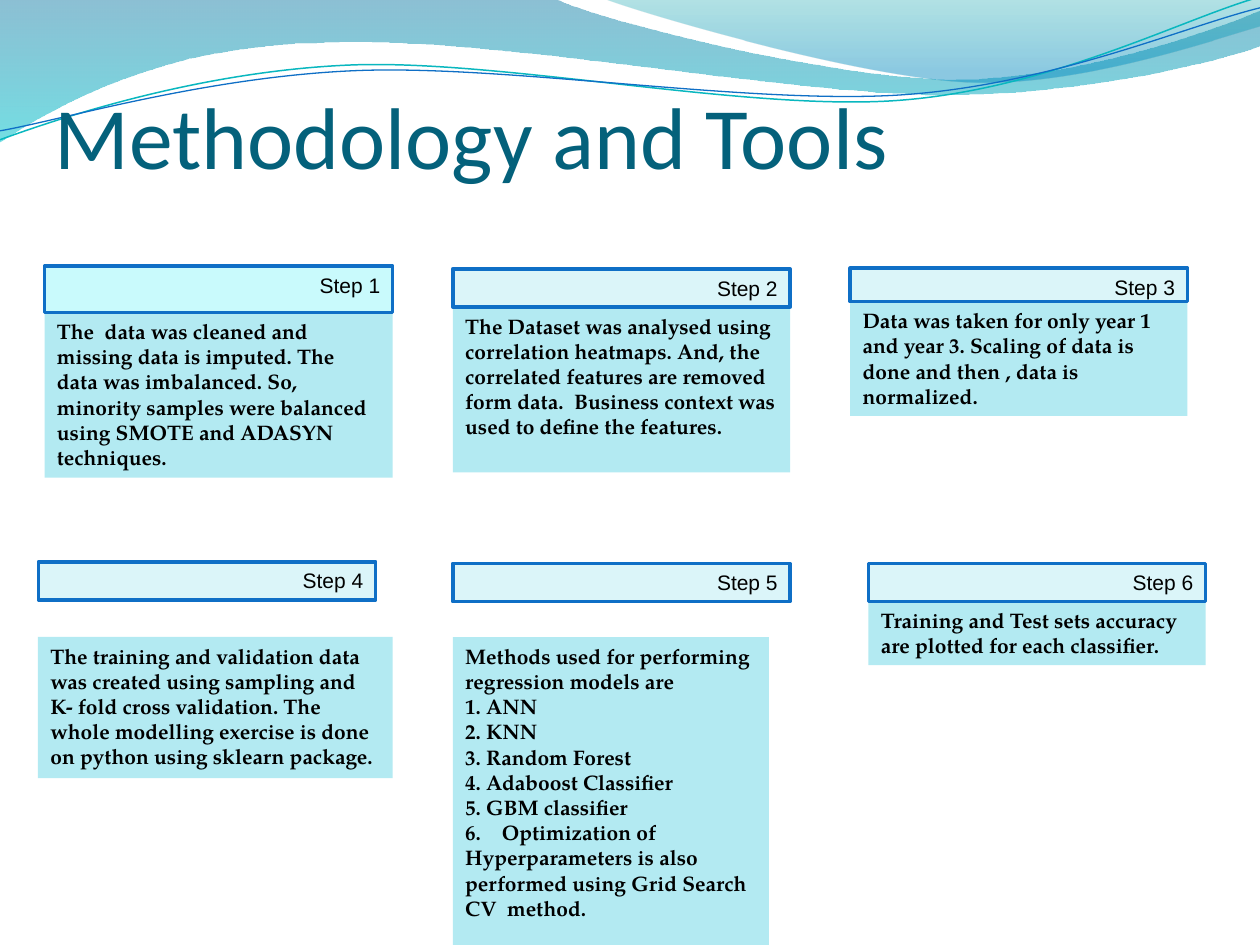
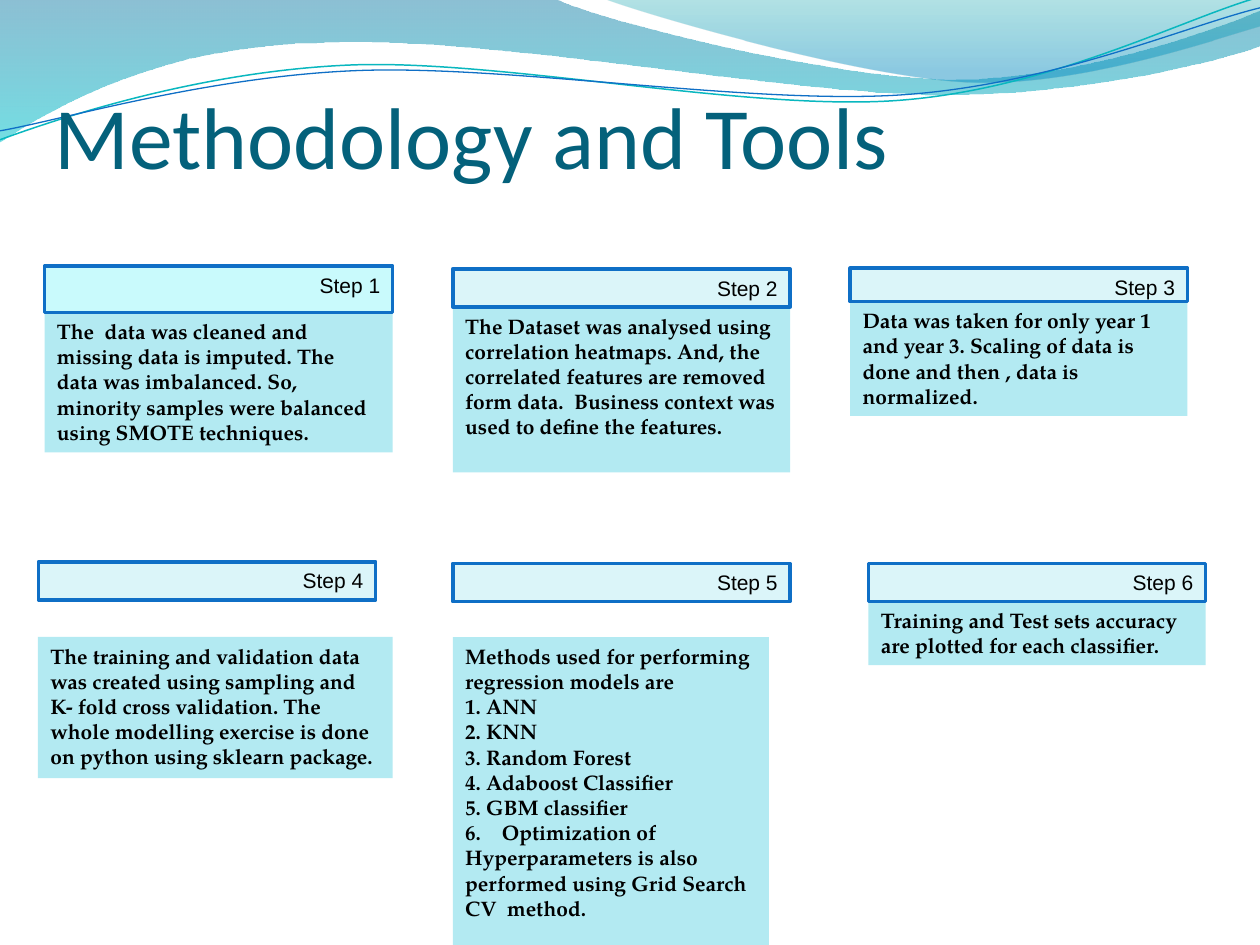
Before and after one commit to iamkuntaldinda/datasets-, a slide deck: slide 5 of Practicum 3.pptx. Drawn at 1260x945 pixels with LibreOffice and Linux fonts; fonts in the diff are those of the drawing; background and template pictures are left out. Boxes give left, top, right and bottom in pixels: in the first picture for what was removed or moved away, otherwise in the second. Text is boxed around its words. In the diff, an @@ line names an element or a change of style, - is before the commit and + after.

```diff
--- a/Practicum 3.pptx
+++ b/Practicum 3.pptx
@@ rectangle "The data was cleaned and ...": place and size @@
-rectangle "The data was cleaned and ..." at <box>44,312,392,478</box>
+rectangle "The data was cleaned and ..." at <box>44,312,392,452</box>
@@ text in rectangle at <box>57,324,366,446</box>: text changed @@
-The data was cleaned and missing data is imputed. The data was imbalanced. So, minority samples were balanced using SMOTE and ADASYN techniques.
+The data was cleaned and missing data is imputed. The data was imbalanced. So, minority samples were balanced using SMOTE techniques.
```
Also in this commit, not shown: 9 other slides changed, 8 slides added, 7 slides removed, 2 other files.
